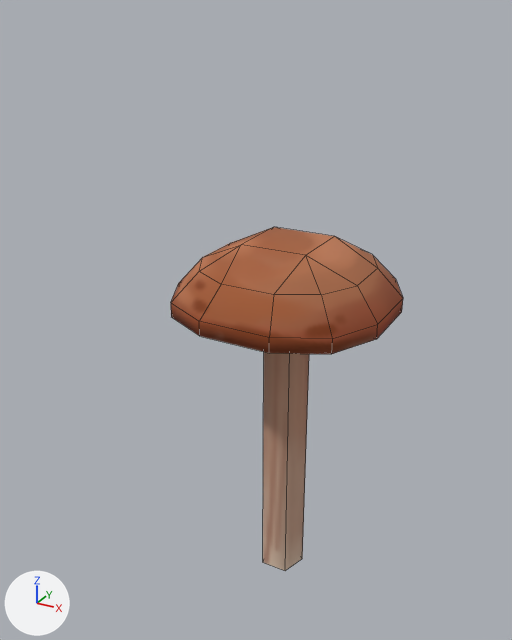
The FBX model Assets/_Laboratorio_Bis/Modelos/Exterior/rocas_hongos/hongo3.fbx, before and after one commit.
One viewpoint serves both versions: a 50 mm camera at (2.12, -4.34, 3.98) aimed at (-0.16, -0.18, 1.91). The lights are fixed; the arrows at lower left show +X, +Y and +Z. Mesh edges are drawn as thin lines.

Names of what the first picture shows: 'HONGO3'.
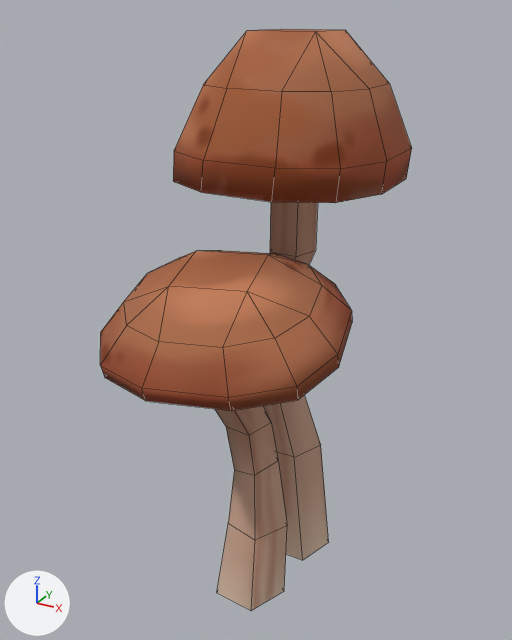
Edits to the scene script, one JSON object a line:
```json
{"block": "me_cube_005", "where": "# used by ob_hongo3; location = (0.0, 0.0, 0.0)"}
{"block": "me_cube_005", "where": "# verts and faces of me_cube_005; kept vertices keep their numbers, new ones are numbered from 50"}
{"block": "me_cube_005", "where": "# before: 40 (0.0, 0.16, -0.34), 41 (-0.17, 0.04, -0.34), 42 (-0.11, -0.16, -0.34) at pixel (262, 562), 43 (0.11, -0.16, -0.34) at pixel (285, 570), 44 (0.17, 0.04, -0.34) at pixel (302, 558)"}
{"block": "me_cube_005", "where": "# before: 45 (0.0, 0.16, 2.01), 46 (-0.17, 0.04, 2.01), 47 (-0.11, -0.16, 2.01), 48 (0.11, -0.16, 2.01), 49 (0.17, 0.04, 2.01)"}
{"op": "remove", "block": "me_cube_005", "code": "me_cube_005.from_pydata(...)  # 50 vertices, 47 faces; spans x -0.78..0.78, y -0.78..0.79, z -0.34..2.48"}
{"op": "add", "block": "me_cube_005", "code": "me_cube_005.from_pydata(...)  # 140 vertices, 134 faces; spans x -0.92..0.72, y -1.52..1.08, z -0.37..3.85"}
{"block": "me_cube_005", "change": "me_cube_005 part 1: the loose piece of 40 vertices spanning x -0.78..0.78, y -0.78..0.79, z 2.0..2.48 is multiplied about its middle by the matrix ((0.226, 0.975, 0.013), (-0.963, 0.221, -0.204), (-0.144, 0.033, 0.981)), then moved by (-0.1, -0.73, 0.01)"}
{"block": "me_cube_005", "change": "me_cube_005 part 2: a new loose piece of 40 vertices spanning x -0.92..0.67, y -0.49..1.08, z 2.88..3.85, in mat_roca_002"}
{"block": "me_cube_005", "change": "me_cube_005 part 3: a new loose piece of 30 vertices spanning x -0.34..0.22, y -0.85..-0.04, z -0.34..2.04, in mat_roca_002"}
{"block": "me_cube_005", "change": "me_cube_005 part 4: a new loose piece of 30 vertices spanning x -0.5..0.27, y 0.05..0.61, z -0.37..3.0, in mat_roca_002"}
{"block": "me_cube_005", "change": "me_cube_005 part 5"}
{"op": "add", "block": "me_cube_005", "code": "delete_vertices([*range(40, 50)])  # with the faces that use them"}
```

Pixel boxes (x1, y1, x2, y2) of what changed, in the pictures (512 x 640 px; the box of a moved part takes in the faces that stretch with it):
```json
{"object": "HONGO3", "change": "reshaped", "before": [171, 227, 403, 571], "after": [100, 29, 412, 611], "on screen": "34% wider, 69% taller"}
{"part": 1, "of": "me_cube_005", "change": "moved or reshaped", "before": [171, 227, 403, 354], "after": [100, 251, 352, 411]}
{"part": 2, "of": "me_cube_005", "change": "added", "after": [173, 29, 412, 203], "on screen": "brown"}
{"part": 3, "of": "me_cube_005", "change": "added", "after": [215, 406, 287, 611], "on screen": "brown"}
{"part": 4, "of": "me_cube_005", "change": "added", "after": [263, 202, 329, 560], "on screen": "brown"}
{"part": 5, "of": "me_cube_005", "change": "deleted", "before": [263, 352, 309, 571], "on screen": "brown"}
```
